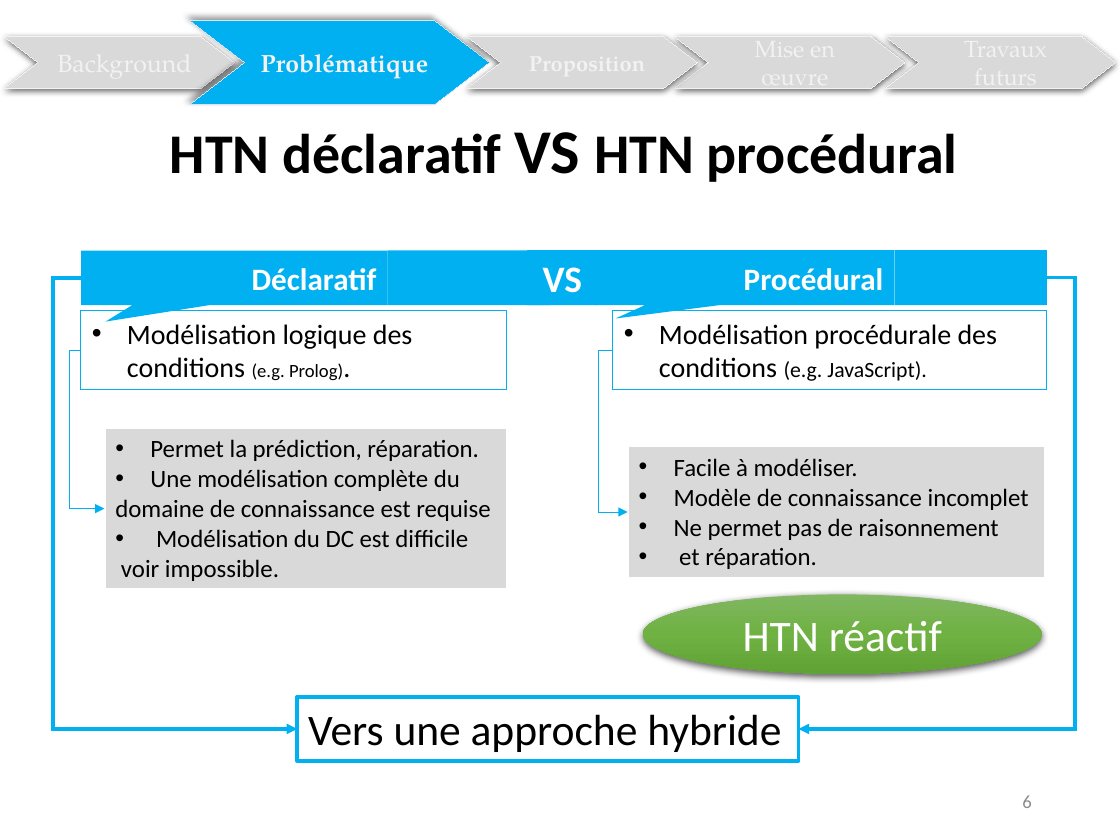
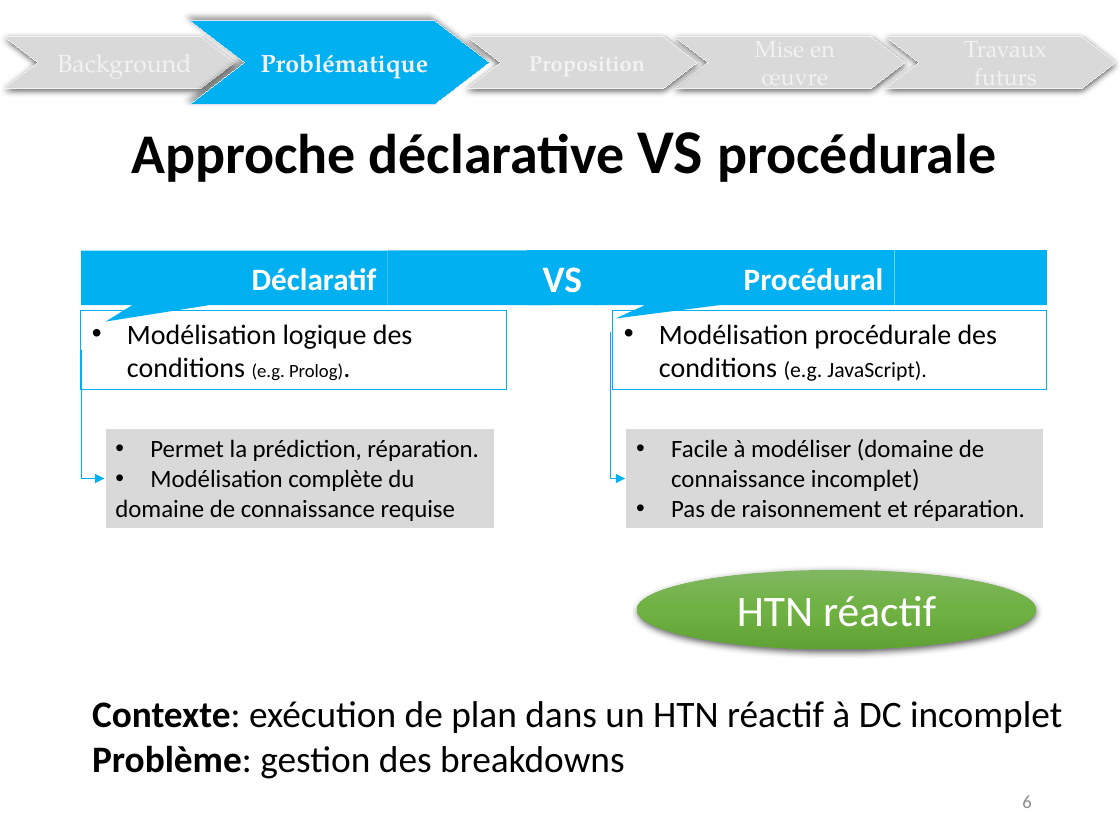
Before and after one commit to Olydia/Discolog, a slide deck: slide 12 of discolog/Rapport/Presentation_dauphine.pptx. Drawn at 1120x840 pixels with LibreOffice and Linux fonts; fonts in the diff are those of the drawing. Boxes give left, top, right and bottom in pixels: in the first picture for what was removed or moved away, otherwise in the second. Text is boxed around its words. In the diff, an @@ line names an element or a change of style, - is before the commit and + after.

```diff
--- a/discolog/Rapport/Presentation_dauphine.pptx
+++ b/discolog/Rapport/Presentation_dauphine.pptx
@@ title at [131,132,996,182]: text changed @@
-HTN déclaratif VS HTN procédural
+Approche déclarative VS procédurale
@@ elbow arrow removed from (81, 278) to (297, 729) @@
@@ elbow arrow removed from (1047, 278) to (799, 729) @@
@@ elbow arrow moved from (81, 351) - (104, 508) to (81, 351) - (104, 478) @@
@@ elbow arrow moved from (613, 351) - (627, 512) to (610, 332) - (625, 478) @@
@@ rectangle "Permet la prédiction, réparation.": place and size @@
-rectangle "Permet la prédiction, réparation." at [104,428,507,590]
+rectangle "Permet la prédiction, réparation." at [104,428,495,530]
@@ rectangle "Facile à modéliser (domaine de ...": place and size @@
-rectangle "Facile à modéliser (domaine de ..." at [627,446,1045,578]
+rectangle "Facile à modéliser (domaine de ..." at [625,428,1044,530]
@@ text in rectangle at [671,439,1025,521]: text changed @@
-• Facile à modéliser.
-• Modèle de connaissance incomplet
-• Ne permet pas de raisonnement
-• et réparation.
+• Facile à modéliser (domaine de connaissance incomplet)
+• Pas de raisonnement et réparation.
@@ text in rectangle at [115,469,455,521]: text changed @@
-• Une modélisation complète du
-domaine de connaissance est requise
-• Modélisation du DC est difficile
-voir impossible.
+• Modélisation complète du
+domaine de connaissance requise
@@ ellipse "HTN réactif": place and size @@
-ellipse "HTN réactif" at [643,595,1042,674]
+ellipse "HTN réactif" at [637,570,1036,650]
@@ text added at [92,701,1062,779], 24 pt, text #000000 @@
+Contexte: exécution de plan dans un HTN réactif à DC incomplet
+Problème: gestion des breakdowns
@@ rectangle removed at [297,697,799,760] @@
-  Vers une approche hybride
```
Also in this commit, not shown: 25 other slides changed, 2 slides added, 7 other files.
